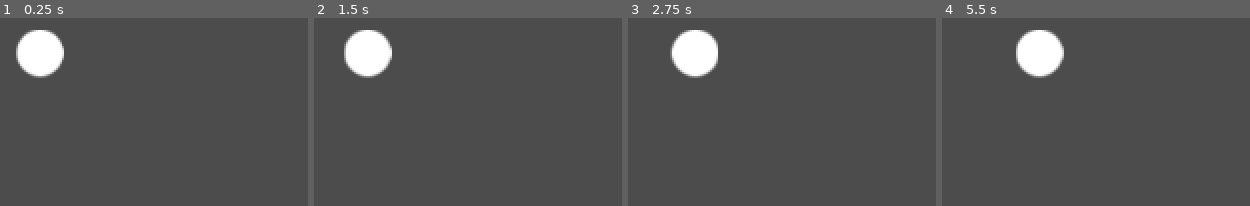
Above: before the commit, frames 1-4 (left to right).
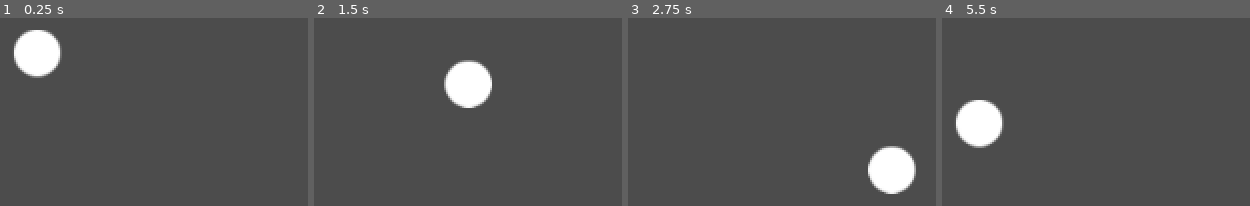
Above: after the commit, the same moments.

Repository: jerffesongd/fundamentos-jogos
Game: Godot game, scene res://Game.tscn
The game is run twice, just before and just after one commit, with the same random seed, the same clock (stepped at 60 frames per second) and the same inputs.
Inputs:
- Up to frame 1 (0.25 s): no input
- Up to frame 2 (1.5 s): hold Right (ui_right) 0.53-1.28 s; hold Down (ui_down) from 1.28 s (still down)
- Up to frame 3 (2.75 s): release Down (ui_down) at 2.03 s; hold Right (ui_right) from 2.03 s (still down)
- Up to frame 4 (5.5 s): release Right (ui_right) at 2.78 s; hold Up (ui_up) 2.78-3.53 s; hold Left (ui_left) 3.53-5.03 s; hold Down (ui_down) from 5.03 s (still down)

The runs differ from the first frame. In frame 1, 0.9% of the frame differs, in the area x 4-21%, y 6-32%; in frame 2, 6.4%; in frame 3, 6.5%; in frame 4, 6.5%, in the area x 4-40%, y 6-70%.

Commit message:
Fazendo bola se mozer com teclas do teclado

Diff:
--- a/ball-exemplo/ball.gd
+++ b/ball-exemplo/ball.gd
@@ -1,5 +1,18 @@
 extends Sprite
+
+var speed_x = 100
+var speed_y = 100
 
 # Called every frame. 'delta' is the elapsed time since the previous frame.
 func _process(delta):
-	position.x += (7*delta)
+	if Input.is_action_pressed("ui_left"):
+		position.x -= speed_x * delta
+
+	if Input.is_action_pressed("ui_right"):
+		position.x += speed_x * delta
+
+	if Input.is_action_pressed("ui_up"):
+		position.y -= speed_y * delta
+
+	if Input.is_action_pressed("ui_down"):
+		position.y += speed_y * delta
--- a/ball-exemplo/project.godot
+++ b/ball-exemplo/project.godot
@@ -19,6 +19,37 @@
 run/main_scene="res://Game.tscn"
 config/icon="res://icon.png"
 
+[input]
+
+ui_left={
+"deadzone": 0.5,
+"events": [ Object(InputEventKey,"resource_local_to_scene":false,"resource_name":"","device":0,"alt":false,"shift":false,"control":false,"meta":false,"command":false,"pressed":false,"scancode":16777231,"unicode":0,"echo":false,"script":null)
+, Object(InputEventJoypadButton,"resource_local_to_scene":false,"resource_name":"","device":0,"button_index":14,"pressure":0.0,"pressed":false,"script":null)
+, Object(InputEventKey,"resource_local_to_scene":false,"resource_name":"","device":0,"alt":false,"shift":false,"control":false,"meta":false,"command":false,"pressed":false,"scancode":65,"unicode":0,"echo":false,"script":null)
+ ]
+}
+ui_right={
+"deadzone": 0.5,
+"events": [ Object(InputEventKey,"resource_local_to_scene":false,"resource_name":"","device":0,"alt":false,"shift":false,"control":false,"meta":false,"command":false,"pressed":false,"scancode":16777233,"unicode":0,"echo":false,"script":null)
+, Object(InputEventJoypadButton,"resource_local_to_scene":false,"resource_name":"","device":0,"button_index":15,"pressure":0.0,"pressed":false,"script":null)
+, Object(InputEventKey,"resource_local_to_scene":false,"resource_name":"","device":0,"alt":false,"shift":false,"control":false,"meta":false,"command":false,"pressed":false,"scancode":68,"unicode":0,"echo":false,"script":null)
+ ]
+}
+ui_up={
+"deadzone": 0.5,
+"events": [ Object(InputEventKey,"resource_local_to_scene":false,"resource_name":"","device":0,"alt":false,"shift":false,"control":false,"meta":false,"command":false,"pressed":false,"scancode":16777232,"unicode":0,"echo":false,"script":null)
+, Object(InputEventJoypadButton,"resource_local_to_scene":false,"resource_name":"","device":0,"button_index":12,"pressure":0.0,"pressed":false,"script":null)
+, Object(InputEventKey,"resource_local_to_scene":false,"resource_name":"","device":0,"alt":false,"shift":false,"control":false,"meta":false,"command":false,"pressed":false,"scancode":87,"unicode":0,"echo":false,"script":null)
+ ]
+}
+ui_down={
+"deadzone": 0.5,
+"events": [ Object(InputEventKey,"resource_local_to_scene":false,"resource_name":"","device":0,"alt":false,"shift":false,"control":false,"meta":false,"command":false,"pressed":false,"scancode":16777234,"unicode":0,"echo":false,"script":null)
+, Object(InputEventJoypadButton,"resource_local_to_scene":false,"resource_name":"","device":0,"button_index":13,"pressure":0.0,"pressed":false,"script":null)
+, Object(InputEventKey,"resource_local_to_scene":false,"resource_name":"","device":0,"alt":false,"shift":false,"control":false,"meta":false,"command":false,"pressed":false,"scancode":83,"unicode":0,"echo":false,"script":null)
+ ]
+}
+
 [rendering]
 
 environment/default_environment="res://default_env.tres"
